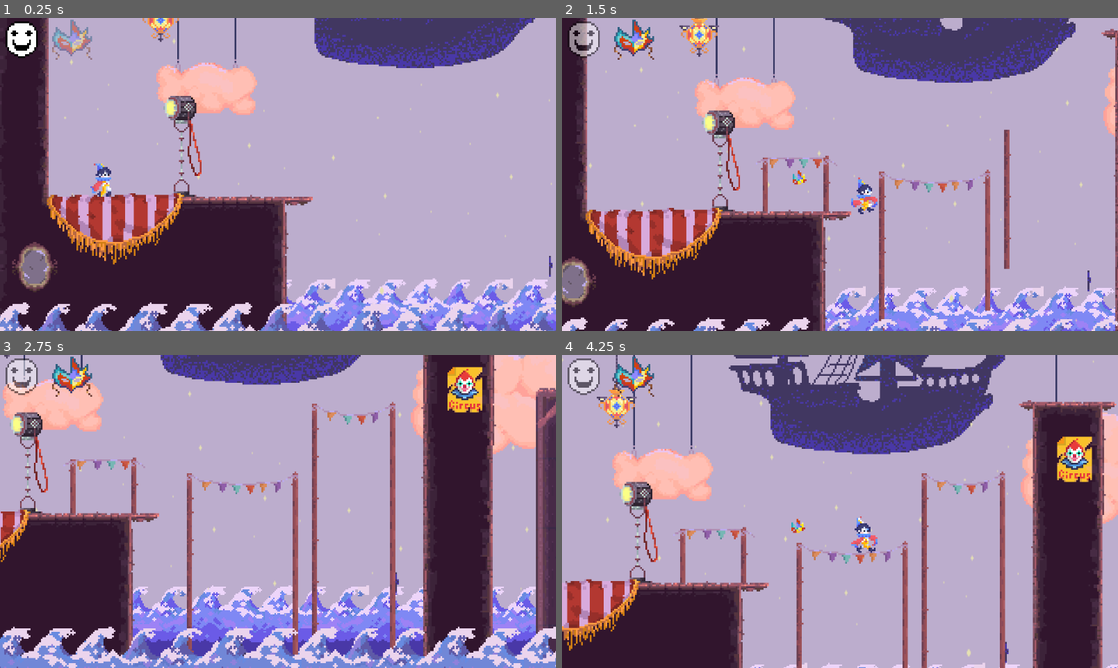
Above: before the commit, frames 1-4 (two rows, left to right).
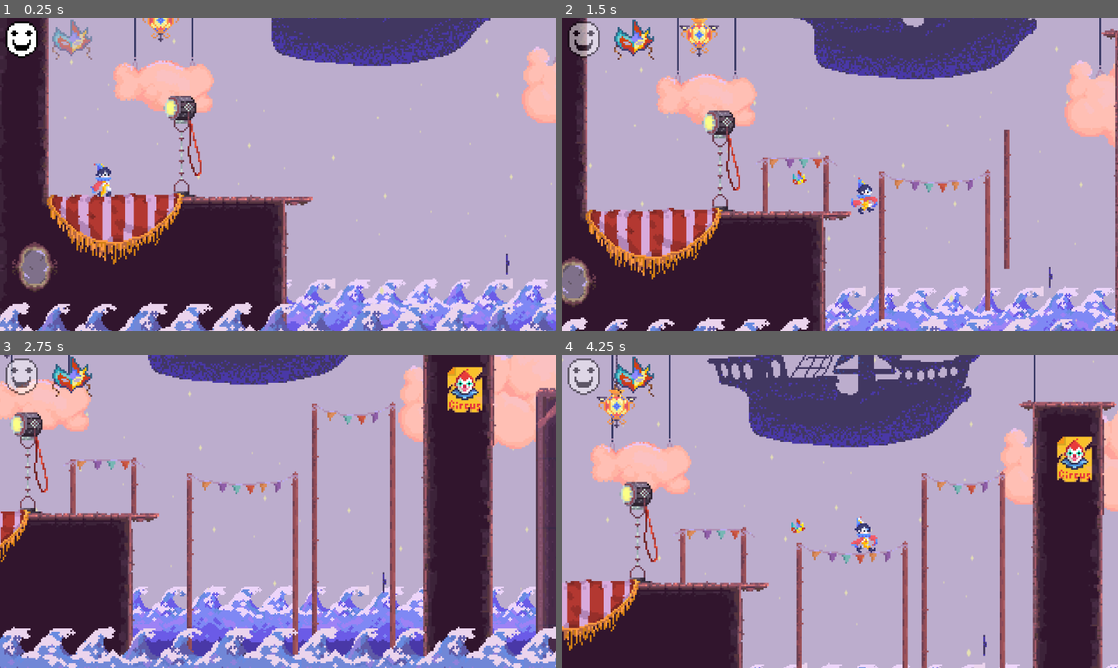
Above: after the commit, the same moments.

Repository: MicroFrogStudios/GGJ2026
Game: Godot game, scene res://scenes/empty_scene.tscn
Same seed, same stepped clock (60 frames per second), same inputs: the game is played once before the commit and once after it. Sound files missing from this copy of the repository are replaced by a short silence.
Inputs:
- Up to frame 1 (0.25 s): no input
- Up to frame 2 (1.5 s): hold 1 (gotomask1) 0.53-1.28 s; hold D (move_right) from 0.53 s (still down); tap Space (jump) at 0.77 s; tap 2 (gotomask2) at 1.35 s
- Up to frame 3 (2.75 s): tap Space (jump) at 1.52 s; release D (move_right) at 2.03 s; hold A (move_left) from 2.03 s (still down); hold 3 (gotomask3) from 2.03 s (still down)
- Up to frame 4 (4.25 s): release A (move_left) at 2.78 s; release 3 (gotomask3) at 2.78 s; hold D (move_right) from 2.78 s (still down); tap 4 (gotomask4) at 2.85 s; tap Space (jump) at 3.02, 3.77 s; hold E (next_mask) from 3.53 s (still down)

The runs differ from the first frame. In frame 1, 7.5% of the frame differs, in the area x 20-100%, y 0-83%; in frame 2, 8.6%; in frame 3, 3.4%; in frame 4, 10%, in the area x 5-100%, y 0-99%.
Error before the commit: Invalid assignment of property or key 'camera' with value of type 'Camera2D (camera_follow.gd)' on a base object of type 'Node (game_controller.gd)'. (res://sc…

Commit message:
game controller now has camera

Diff:
--- a/scripts/game_controller.gd
+++ b/scripts/game_controller.gd
@@ -5,7 +5,7 @@
 
 
 var player : PlayerCharacter
-
+var camera: Camera2D
 
 class UnloadedScene:
 	var scene : PackedScene
